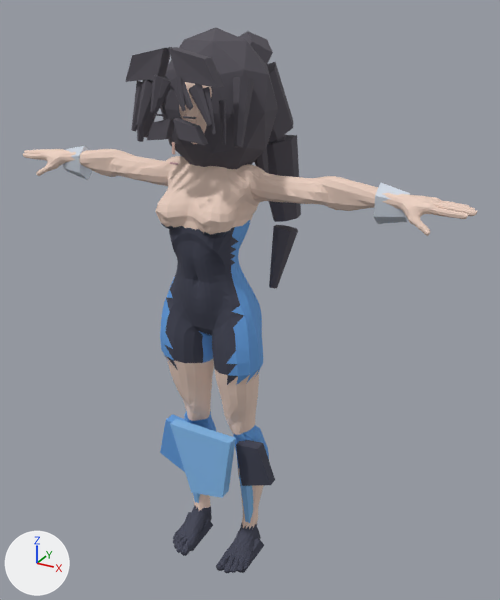
Before and after pictures for a commit that changed the glTF model public/models/sera-blender-runtime.glb.
The view is the same before and after, from a 50 mm camera at (0.661, -1.042, 1.781) aimed at (0.038, 0.091, 1.215). Arrows for +X, +Y and +Z are at lower left; the lights stay in place. The first picture is the older version. Where no turn or scale is listed for an object, it has been applied to the vertices. Vertices at exactly the same position are counted once.

The first picture shows 'Runtime_SERA_FrontSkirt', 'Runtime_SERA_Guard_l', 'Runtime_SERA_Guard_r', 'Runtime_SERA_HairCap', 'Runtime_SERA_HairlineL', 'Runtime_SERA_HairlineR', 'Runtime_SERA_Pony1', 'Runtime_SERA_Pony2', 'Runtime_SERA_Pony3', 'Runtime_SERA_RightSkirt', 'Runtime_SERA_SideHairR', 'Runtime_Superhero_Female' and 22 more.
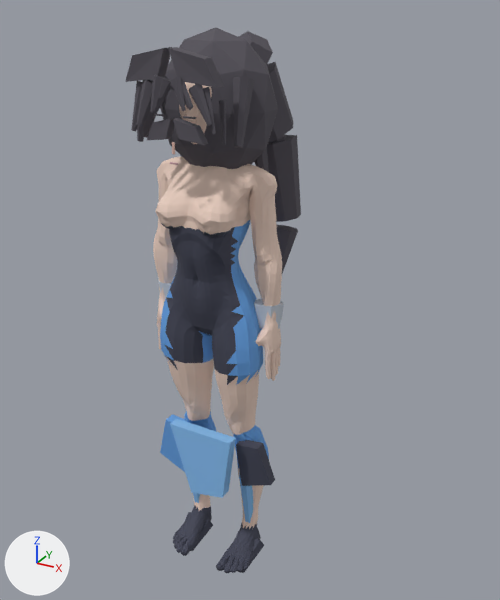
Commit message: Checkpoint: publish Blender SERA runtime asset

Boxes [x1, y1, x2, y2] around the edits, measured in the pictures (500 x 600 px; the box of a moved part takes in the faces that stretch with it):
'Runtime_Superhero_Female', reshaped (71% narrower): before [23, 82, 477, 573]; after [153, 82, 282, 573]
'Runtime_SERA_Guard_l', moved, turned: before [374, 182, 410, 224]; after [254, 298, 284, 329]
'Runtime_SERA_Guard_r', moved, turned (mostly hidden afterwards): before [63, 146, 92, 180]; after [158, 278, 172, 297]
part 1 of me_superhero_female_001, moved or reshaped: before [23, 149, 477, 236]; after [153, 156, 282, 381]

Patch to the scene script:
```diff
--- a/public/models/sera-blender-runtime.glb.py
+++ b/public/models/sera-blender-runtime.glb.py
@@ me_superhero_female_001 @@
 # used by ob_runtime_superhero_female; location = (0.0, 0.0, 0.607)
-me_superhero_female_001.from_pydata(...)  # 6408 vertices, 12812 faces; spans x -0.471..0.471, y -0.078..0.086, z 0.017..1.073
+me_superhero_female_001.from_pydata(...)  # 6408 vertices, 12812 faces; spans x -0.141..0.141, y -0.078..0.086, z 0.017..1.073
+# me_superhero_female_001 part 1: 2337 of 6408 vertices moved; they spanned x -0.471..0.471, y -0.013..0.066, z 0.755..0.905 and now span x -0.141..0.141, y -0.019..0.066, z 0.484..0.905; mean shift (0.0, -0.005, -0.255); largest move (-0.471, 0.026, 0.873) -> (-0.134, 0.019, 0.484)
 me_superhero_female_001.materials.append(mat_sera_skin)
@@ ob_runtime_sera_guard_l @@
 ob_runtime_sera_guard_l = bpy.data.objects.new('Runtime_SERA_Guard_l', me_cone_054)
-ob_runtime_sera_guard_l.location = (0.337, 0.033, 1.468)
-ob_runtime_sera_guard_l.rotation_euler = (1.571, 0.0, 1.542)  # degrees (90, 0, 88)
+ob_runtime_sera_guard_l.location = (0.112, 0.028, 1.224)
+ob_runtime_sera_guard_l.rotation_euler = (3.062, 0.0488, 1.584)  # degrees (175, 2.8, 91)
 ob_runtime_sera_guard_l.scale = (0.88, 0.88, 0.9)
@@ ob_runtime_sera_guard_r @@
 ob_runtime_sera_guard_r = bpy.data.objects.new('Runtime_SERA_Guard_r', me_cone_057)
-ob_runtime_sera_guard_r.location = (-0.337, 0.033, 1.468)
-ob_runtime_sera_guard_r.rotation_euler = (1.571, 0.0, -1.542)  # degrees (90, 0, -88)
+ob_runtime_sera_guard_r.location = (-0.112, 0.028, 1.224)
+ob_runtime_sera_guard_r.rotation_euler = (3.062, -0.0488, -1.584)  # degrees (175, -2.8, -91)
 ob_runtime_sera_guard_r.scale = (0.88, 0.88, 0.9)
```
